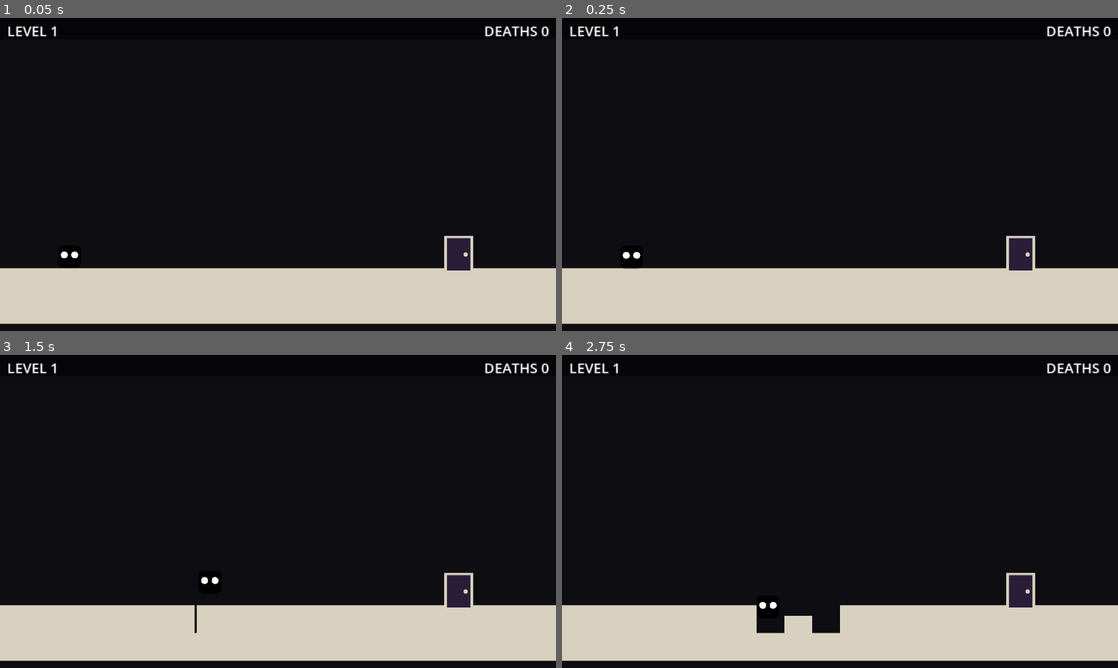
Above: before the commit, frames 1-4 (two rows, left to right).
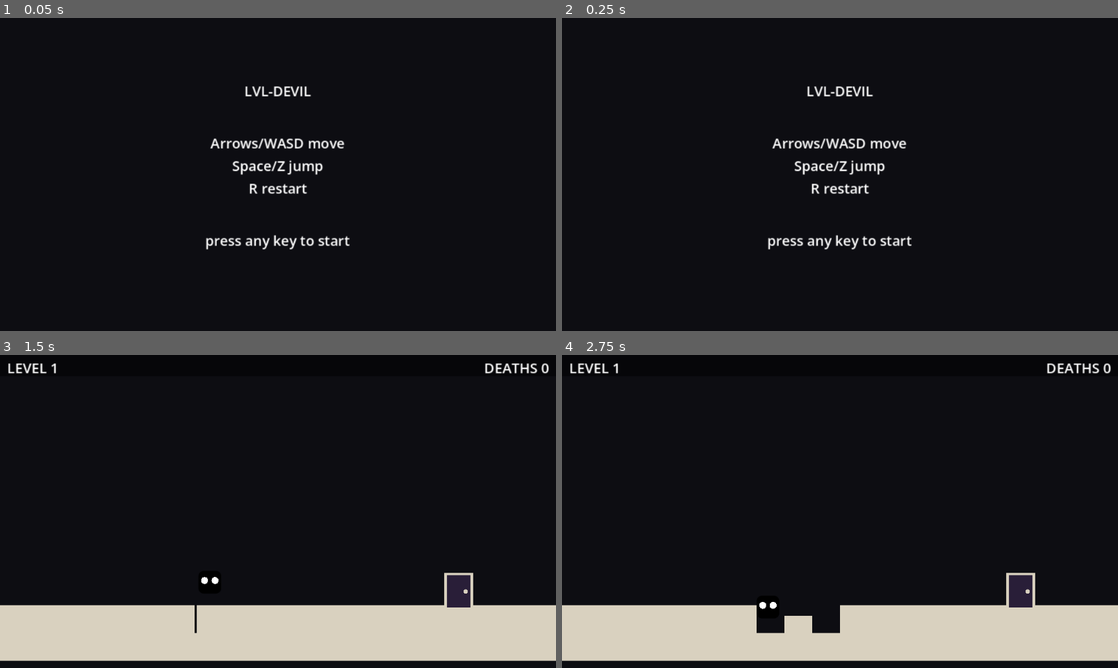
Above: after the commit, the same moments.

Repository: techafreshh/lvl-devil
Game: Godot game, scene res://main.tscn
The game is run twice, just before and just after one commit, with the same random seed, the same clock (stepped at 60 frames per second) and the same inputs. Sound files missing from this copy of the repository are replaced by a short silence.
Inputs:
- Up to frame 1 (0.05 s): no input
- Up to frame 2 (0.25 s): no input
- Up to frame 3 (1.5 s): tap Enter at 0.5 s; hold Right (move_right) from 0.53 s (still down); tap Space (jump) at 0.6, 0.77, 1.07, 1.35 s
- Up to frame 4 (2.75 s): tap Space (jump) at 1.52, 1.82, 2.1 s; release Right (move_right) at 2.03 s; hold Left (move_left) from 2.03 s (still down)

The runs differ from the first frame. In frame 1, 21% of the frame differs, in the area x 0-100%, y 2-98%; in frame 2, 21%; in frame 3, less than 0.1%; in frame 4, nothing differs.

Commit message:
[#28] Title screen and end card overlays with GameManager state machine
Boot parks in TITLE (game name plus Arrows/WASD, Space/Z, R restart
legend; any key starts at the saved highest level). The L10 door exit
raises the END card (CONGRATULATIONS plus all-time DEATHS n) and R
replays from level 1, resetting highest_level but keeping deaths.

Diff:
--- a/lvl-devil/main.gd
+++ b/lvl-devil/main.gd
@@ -1,7 +1,7 @@
 extends Node2D
-## Bootstrap: hosts a GameManager and auto-resumes at the saved highest
-## level (clamped on load, no continue screen). A null build aborts the
-## load loudly instead of booting a broken level.
+## Bootstrap: hosts a GameManager, which boots to the title screen (game
+## name plus key legend; any key starts at the saved highest level). The
+## L10 door shows the end card, and `R` there replays from level 1.
 
 
 func _ready() -> void:
@@ -9,6 +9,3 @@
 	var manager := GameManager.new()
 	manager.name = "Game"
 	add_child(manager)
-	if not manager.start_level(manager.highest_level):
-		push_error("[Main] level %d failed to build; aborting load" % manager.highest_level)
-		return
--- /dev/null
+++ b/lvl-devil/scenes/end_card.tscn
@@ -0,0 +1,6 @@
+[gd_scene load_steps=2 format=3]
+
+[ext_resource type="Script" path="res://scripts/end_card.gd" id="1_end"]
+
+[node name="EndCard" type="CanvasLayer"]
+script = ExtResource("1_end")
--- /dev/null
+++ b/lvl-devil/scenes/title.tscn
@@ -0,0 +1,6 @@
+[gd_scene load_steps=2 format=3]
+
+[ext_resource type="Script" path="res://scripts/title_screen.gd" id="1_title"]
+
+[node name="TitleScreen" type="CanvasLayer"]
+script = ExtResource("1_title")
--- /dev/null
+++ b/lvl-devil/scripts/end_card.gd
@@ -0,0 +1,59 @@
+class_name EndCard extends CanvasLayer
+## One-screen end card: congratulations, the all-time death total, and a
+## play-again prompt. Children are code-built so the scene file can never
+## drift out of sync; GameManager shows this after the L10 door and hides
+## it on replay. The deaths label is `EndDeaths` (not `DeathsLabel`) so
+## manager label lookups never collide with the HUD strip.
+
+var _done_label: Label = null
+var _deaths_label: Label = null
+var _prompt_label: Label = null
+
+
+func _ready() -> void:
+	layer = 20
+	_build()
+
+
+## Builds the background plus the three direct-child labels; idempotent so
+## a show before tree entry still lands on the exact texts.
+func _build() -> void:
+	if _done_label != null and is_instance_valid(_done_label):
+		return
+	var bg := ColorRect.new()
+	bg.name = "EndBG"
+	bg.anchor_right = 1.0
+	bg.anchor_bottom = 1.0
+	bg.color = Color(0.05, 0.05, 0.07)
+	bg.mouse_filter = Control.MOUSE_FILTER_IGNORE
+	add_child(bg)
+	_done_label = _make_label("DoneLabel", "CONGRATULATIONS", 100.0)
+	_deaths_label = _make_label("EndDeaths", "DEATHS 0", 150.0)
+	_prompt_label = _make_label("PromptLabel", "press R to play again", 210.0)
+
+
+## Full-width centered label at height `y`; keeps one screen with no scroll.
+func _make_label(label_name: String, text: String, y: float) -> Label:
+	var label := Label.new()
+	label.name = label_name
+	label.anchor_right = 1.0
+	label.offset_top = y
+	label.offset_bottom = y + 24.0
+	label.horizontal_alignment = HORIZONTAL_ALIGNMENT_CENTER
+	label.mouse_filter = Control.MOUSE_FILTER_IGNORE
+	label.text = text
+	add_child(label)
+	return label
+
+
+## Shows the card with the all-time total; rebuilds first so early calls
+## still land on the exact texts.
+func show_card(deaths: int) -> void:
+	_build()
+	_deaths_label.text = "DEATHS %d" % deaths
+	visible = true
+
+
+## Hides the card when replay starts.
+func hide_card() -> void:
+	visible = false
--- a/lvl-devil/scripts/game.gd
+++ b/lvl-devil/scripts/game.gd
@@ -11,12 +11,19 @@
 const KILL_Y := 376.0
 const DEATH_SFX_PATH := "res://sfx/death.wav"
 const STRIP_SCENE_PATH := "res://scenes/ui_strip.tscn"
+const TITLE_SCENE_PATH := "res://scenes/title.tscn"
+const END_SCENE_PATH := "res://scenes/end_card.tscn"
+
+enum State { TITLE, PLAYING, END }
 
 var level_idx := 0
 var current_level := 0
 var total_deaths: int = 0
 var highest_level: int = 0
+var state: State = State.TITLE
 var strip: UIStrip = null
+var title: TitleScreen = null
+var end_card: EndCard = null
 var level: Node2D = null
 var player: CharacterBody2D = null
 var spawn_pos := Vector2.ZERO
@@ -32,7 +39,9 @@
 	highest_level = int(loaded.get("highest_level", 0))
 	total_deaths = int(loaded.get("total_deaths", 0))
 	ensure_strip()
-	refresh_strip()
+	ensure_title()
+	ensure_end_card()
+	show_title()
 
 
 ## Creates the persistent HUD strip once (sibling of the rebuilt level so
@@ -59,10 +68,108 @@
 	strip.refresh(current_level + 1, total_deaths)
 
 
+## Creates the title overlay once; loud return on a null load.
+func ensure_title() -> void:
+	if title != null and is_instance_valid(title):
+		return
+	var packed := load(TITLE_SCENE_PATH) as PackedScene
+	if packed == null:
+		push_error("[Game] could not load title scene %s" % TITLE_SCENE_PATH)
+		return
+	title = packed.instantiate() as TitleScreen
+	if title == null:
+		push_error("[Game] could not instantiate title scene %s" % TITLE_SCENE_PATH)
+		return
+	title.name = "TitleScreen"
+	add_child(title)
+
+
+## Creates the end-card overlay once; loud return on a null load.
+func ensure_end_card() -> void:
+	if end_card != null and is_instance_valid(end_card):
+		return
+	var packed := load(END_SCENE_PATH) as PackedScene
+	if packed == null:
+		push_error("[Game] could not load end-card scene %s" % END_SCENE_PATH)
+		return
+	end_card = packed.instantiate() as EndCard
+	if end_card == null:
+		push_error("[Game] could not instantiate end-card scene %s" % END_SCENE_PATH)
+		return
+	end_card.name = "EndCard"
+	add_child(end_card)
+
+
+## Parks on the title: hides the strip and end card, frees any level so
+## boot builds nothing, and waits for any key to start at the saved best.
+func show_title() -> void:
+	_generation += 1
+	_dying = false
+	_exiting = false
+	if is_instance_valid(level):
+		remove_child(level)
+		level.free()
+	level = null
+	player = null
+	ensure_strip()
+	ensure_title()
+	ensure_end_card()
+	if strip != null and is_instance_valid(strip):
+		strip.visible = false
+	if end_card != null and is_instance_valid(end_card):
+		end_card.hide_card()
+	if title != null and is_instance_valid(title):
+		title.show_screen()
+	state = State.TITLE
+	refresh_strip()
+
+
+## Parks on the end card after the L10 door: freezes the player, hides
+## the strip, and shows the all-time total. Indices park at 0 (the wrap
+## landing) while `highest_level` stays at max until `R` replays.
+func show_end_card() -> void:
+	current_level = 0
+	level_idx = 0
+	_exiting = false
+	if player != null and is_instance_valid(player):
+		(player as CharacterBody2D).set_physics_process(false)
+		(player as CharacterBody2D).velocity = Vector2.ZERO
+	ensure_end_card()
+	if strip != null and is_instance_valid(strip):
+		strip.visible = false
+	if title != null and is_instance_valid(title):
+		title.hide_screen()
+	if end_card != null and is_instance_valid(end_card):
+		end_card.show_card(total_deaths)
+	state = State.END
+
+
+## Replays from level 1, resetting progress but keeping all-time deaths.
+func _play_again() -> bool:
+	highest_level = 0
+	Save.save_data(0, total_deaths)
+	return start_level(0)
+
+
+## Starts play at the saved best (fresh boots enter `LEVEL 1`).
+func _start_from_title() -> bool:
+	return start_level(maxi(highest_level, 0))
+
+
 ## Frees any old level, builds `idx` via LevelBuilder, records the spawn
 ## and wires every spike `killed` and door `exited` signal.
 ## Loud false on a null build.
 func start_level(idx: int) -> bool:
+	ensure_strip()
+	ensure_title()
+	ensure_end_card()
+	if title != null and is_instance_valid(title):
+		title.hide_screen()
+	if end_card != null and is_instance_valid(end_card):
+		end_card.hide_card()
+	if strip != null and is_instance_valid(strip):
+		strip.visible = true
+	state = State.PLAYING
 	current_level = idx
 	level_idx = idx
 	if is_instance_valid(level):
@@ -117,10 +224,16 @@
 		return
 	_exiting = true
 	var gen := _generation
+	var from := current_level
 	await get_tree().create_timer(EXIT_DELAY).timeout
 	if gen != _generation:
 		return
-	next_level()
+	# The last level exits to the end card; `next_level` keeps its wrap
+	# so existing completion tests still observe the 0 landing.
+	if from == Levels.count() - 1:
+		show_end_card()
+	else:
+		next_level()
 
 
 ## Starts the death presentation unless one is already in flight.
@@ -159,6 +272,8 @@
 
 
 func _physics_process(_delta: float) -> void:
+	if state != State.PLAYING:
+		return
 	if _dying:
 		return
 	if player == null or not is_instance_valid(player):
@@ -168,6 +283,24 @@
 
 
 func _unhandled_input(event: InputEvent) -> void:
+	if state == State.TITLE:
+		var go := false
+		if event is InputEventKey:
+			var key := event as InputEventKey
+			if key.pressed and not key.echo:
+				go = true
+		elif event is InputEventAction:
+			if (event as InputEventAction).pressed:
+				go = true
+		if go:
+			_start_from_title()
+			get_viewport().set_input_as_handled()
+		return
+	if state == State.END:
+		if event.is_action_pressed("restart"):
+			_play_again()
+			get_viewport().set_input_as_handled()
+		return
 	if event.is_action_pressed("restart"):
 		respawn()
 		get_viewport().set_input_as_handled()
--- /dev/null
+++ b/lvl-devil/scripts/title_screen.gd
@@ -0,0 +1,61 @@
+class_name TitleScreen extends CanvasLayer
+## One-screen title: game name, key legend, and a press-any-key prompt.
+## Children are code-built so the scene file can never drift out of sync;
+## GameManager shows this on every cold boot and hides it on any key.
+## Flat palette, no scrolling: a full-screen near-black ColorRect plus
+## five centered labels.
+
+var _title_label: Label = null
+var _legend_move: Label = null
+var _legend_jump: Label = null
+var _legend_restart: Label = null
+var _prompt_label: Label = null
+
+
+func _ready() -> void:
+	layer = 20
+	_build()
+
+
+## Builds the background plus the five direct-child labels; idempotent so
+## a show before tree entry still lands on the exact texts.
+func _build() -> void:
+	if _title_label != null and is_instance_valid(_title_label):
+		return
+	var bg := ColorRect.new()
+	bg.name = "TitleBG"
+	bg.anchor_right = 1.0
+	bg.anchor_bottom = 1.0
+	bg.color = Color(0.05, 0.05, 0.07)
+	bg.mouse_filter = Control.MOUSE_FILTER_IGNORE
+	add_child(bg)
+	_title_label = _make_label("TitleLabel", "LVL-DEVIL", 72.0)
+	_legend_move = _make_label("LegendMove", "Arrows/WASD move", 132.0)
+	_legend_jump = _make_label("LegendJump", "Space/Z jump", 158.0)
+	_legend_restart = _make_label("LegendRestart", "R restart", 184.0)
+	_prompt_label = _make_label("PromptLabel", "press any key to start", 244.0)
+
+
+## Full-width centered label at height `y`; keeps one screen with no scroll.
+func _make_label(label_name: String, text: String, y: float) -> Label:
+	var label := Label.new()
+	label.name = label_name
+	label.anchor_right = 1.0
+	label.offset_top = y
+	label.offset_bottom = y + 24.0
+	label.horizontal_alignment = HORIZONTAL_ALIGNMENT_CENTER
+	label.mouse_filter = Control.MOUSE_FILTER_IGNORE
+	label.text = text
+	add_child(label)
+	return label
+
+
+## Shows the title card; rebuilds first so early calls still land.
+func show_screen() -> void:
+	_build()
+	visible = true
+
+
+## Hides the title card when play starts.
+func hide_screen() -> void:
+	visible = false
Not shown, added: lvl-devil/scripts/end_card.gd.uid
Not shown, added: lvl-devil/scripts/title_screen.gd.uid
